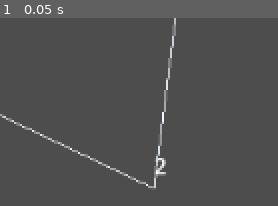
Above: before the commit, frame 1.
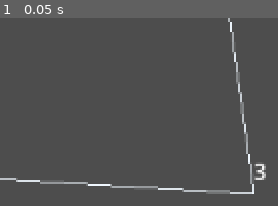
Above: after the commit, the same moment.

Repository: indubitablement2/eos
Game: Godot game, scene res://tool/system/systems.tscn
Two runs of this game, one before a commit and one after it. Both use one fixed random seed, a clock stepped at 60 frames per second and the inputs below. This scene is started directly instead of the project's main scene.
Inputs:
- Up to frame 1 (0.05 s): no input

The runs differ from the first frame. In frame 1, 3.9% of the frame differs, in the area x 0-96%, y 0-94%.

Commit message:
Create hulls data

Diff:
--- /dev/null
+++ b/client/hull/hull.gd
@@ -0,0 +1,6 @@
+extends Sprite2D
+class_name Hull
+
+static var HULL_SCENES : Array[PackedScene] = [
+	load("res://hull/janitor/janitor.tscn"),
+]
--- /dev/null
+++ b/client/hull/janitor/janitor.tscn
@@ -0,0 +1,9 @@
+[gd_scene load_steps=3 format=3 uid="uid://0devgq4natjw"]
+
+[ext_resource type="Texture2D" uid="uid://bg1wxoq37borr" path="res://hull/janitor/albedo.png" id="1_dfs72"]
+[ext_resource type="Script" path="res://hull/hull.gd" id="2_23huw"]
+
+[node name="Janitor" type="Sprite2D"]
+texture = ExtResource("1_dfs72")
+offset = Vector2(1.5, -20)
+script = ExtResource("2_23huw")
--- a/client/project.godot
+++ b/client/project.godot
@@ -45,6 +45,18 @@
 ]
 }
 
+[layer_names]
+
+2d_physics/layer_1="Ship"
+2d_physics/layer_2="Debris"
+2d_physics/layer_3="Missile"
+2d_physics/layer_4="Fighter"
+2d_physics/layer_9="Avoidance S"
+2d_physics/layer_10="Avoidance M"
+2d_physics/layer_11="Avoidance L"
+2d_physics/layer_12="Avoidance XL"
+2d_physics/layer_13="Avoidance XXL"
+
 [physics]
 
 common/physics_ticks_per_second=10
@@ -52,5 +64,6 @@
 
 [rendering]
 
+textures/canvas_textures/default_texture_filter=0
 renderer/rendering_method="gl_compatibility"
 renderer/rendering_method.mobile="gl_compatibility"
--- /dev/null
+++ b/client/shader/hull.gdshader
@@ -0,0 +1,22 @@
+shader_type canvas_item;
+
+uniform sampler2D armor_max;
+uniform vec2 armor_offset;
+
+void fragment() {
+	vec4 col = texture(TEXTURE, UV);
+
+	vec2 center_uv = UV - 0.5;
+	//col.rgb -= 10.0 * sqrt(center_uv.x * center_uv.x + center_uv.y * center_uv.y);
+
+	ivec2 armor_coord = (ivec2(floor(center_uv / TEXTURE_PIXEL_SIZE / 16.0 + armor_offset / 16.0 + 0.5)));
+
+	float checker_board = float((armor_coord.x + armor_coord.y) % 2);
+
+	//col.rgb *= checker_board;
+
+	ivec2 armor_texel = armor_coord + ivec2(4, 5);
+	col.rgb *= texelFetch(armor_max, armor_texel, 0).rgb;
+
+	COLOR = col;
+}
--- /dev/null
+++ b/client/tool/hull/hull.gd
@@ -0,0 +1,127 @@
+@tool
+extends Node2D
+
+
+enum TOOL {None, PrintJSON}
+@export var tool : TOOL : set = _set_tool
+
+@export_range(0.0, 50000.0, 1.0, "or_greater") var hull_max := 1000.0
+@export_range(0.0, 2000.0, 1.0, "or_greater") var armor_max := 0.0
+
+## Expect a 2 float followed by a string.
+## 1: Arc direction angle.
+## 2: Arc size. -1..1
+## 3: Modifiers name.
+## Eg. [2, 0, EngineDamage1_5]:
+## When hit from angle 2rad +/- arccos(0), hit engine and take 1.5 damage.
+@export var damage_modifier_arcs : Array : set = set_damage_modifier_arcs
+func set_damage_modifier_arcs(value: Array) -> void:
+	damage_modifier_arcs = value
+	queue_redraw()
+
+@export_range(0.0, 1000.0, 1.0, "or_greater") var mass_radius := 100.0
+@export_range(0.0, 10.0, 0.002, "or_greater") var density := 1.0
+@export_flags_2d_physics var memberships := 0
+@export_flags_2d_physics var filter := 0
+
+@export var linear_acceleration := 100.0
+@export var angular_acceleration := 1.0
+@export var max_linear_velocity := 100.0
+@export var max_angular_velocity := 1.0
+
+@export_enum("None","Ship","Seek") var ai := "None"
+
+@export var on_new : Array[String]
+@export var on_remove : Array[String]
+
+
+func _draw() -> void:
+	var i := 0
+	while i + 2 < damage_modifier_arcs.size():
+		var dir := damage_modifier_arcs[i] as float
+		var arc := acos(damage_modifier_arcs[i + 1] as float)
+		i += 3
+		var a := dir - arc
+		var b := dir + arc
+		draw_arc(
+			Vector2.ZERO,
+			100.0,
+			a,
+			b,
+			32,
+			Color.ALICE_BLUE)
+		draw_polyline(
+			PackedVector2Array([
+				Vector2(100.0, 0.0).rotated(a),
+				Vector2.ZERO,
+				Vector2(100.0, 0.0).rotated(b)]),
+			Color.ALICE_BLUE)
+
+func _set_tool(value: TOOL):
+	tool = TOOL.None
+	match value:
+		TOOL.None:
+			return
+		TOOL.PrintJSON:
+			print(JSON.stringify(to_server_data(), "\t", false))
+
+
+func to_server_data() -> Dictionary:
+	return {
+		"hull_max" : hull_max,
+		"armor_max" : armor_max,
+		"damage_modifier_arcs" : _damage_modifier_arcs_server_data(),
+		"shape_position" : [get_node("Collider").position.x, get_node("Collider").position.y],
+		"shape_rotation" : get_node("Collider").rotation,
+		"shape": _shape_server_data(),
+		"mass_radius" : mass_radius,
+		"density" : density,
+		"memberships" : memberships,
+		"filter" : filter,
+		"linear_acceleration" : linear_acceleration,
+		"angular_acceleration" : angular_acceleration,
+		"max_linear_velocity" : max_linear_velocity,
+		"max_angular_velocity" : max_angular_velocity,
+		"ai" : ai,
+		"on_new" : on_new,
+		"on_remove" : on_remove,
+	}
+
+func _damage_modifier_arcs_server_data() -> Array:
+	var ret := []
+
+	var i := 0
+	while i + 2 < damage_modifier_arcs.size():
+		var dir := damage_modifier_arcs[i] as float
+		var arc := damage_modifier_arcs[i + 1] as float
+		var mod := damage_modifier_arcs[i + 2] as String
+		i += 3
+
+		ret.push_back({
+			"arc_direction" : Vector2.RIGHT.rotated(dir),
+			"arc_dot" : arc,
+			"modifier" : mod
+		})
+
+	return ret
+
+
+func _shape_server_data() -> Dictionary:
+	var ret = {}
+
+	var collider = get_node("Collider")
+	if collider is CollisionPolygon2D:
+		var vertices = []
+		for point in collider.polygon:
+			vertices.push_back([point.x, point.y])
+		ret["Polygon"] = {"vertices" : vertices}
+	elif collider is CollisionShape2D:
+		if collider.shape is CircleShape2D:
+			ret["Ball"] = {"radius" : collider.shape.radius}
+		else:
+			ret["Cuboid"] = {
+				"hx" : collider.shape.size.x / 2.0,
+				"hy" : collider.shape.size.y / 2.0
+			}
+
+	return ret
--- /dev/null
+++ b/client/tool/hull/janitor.tscn
@@ -0,0 +1,22 @@
+[gd_scene load_steps=3 format=3 uid="uid://b2njafq6umn3w"]
+
+[ext_resource type="Script" path="res://tool/hull/hull.gd" id="1_77sqb"]
+[ext_resource type="Texture2D" uid="uid://bg1wxoq37borr" path="res://hull/janitor/albedo.png" id="4_0bebm"]
+
+[node name="Hull" type="Node2D"]
+script = ExtResource("1_77sqb")
+hull_max = 2000.0
+armor_max = 100.0
+damage_modifier_arcs = [1.571, 0.765, "EngineDamage1_5"]
+memberships = 257
+filter = 15
+ai = "Ship"
+
+[node name="Sprite" type="Sprite2D" parent="."]
+texture = ExtResource("4_0bebm")
+offset = Vector2(1.5, -20)
+
+[node name="Collider" type="CollisionPolygon2D" parent="."]
+visible = false
+position = Vector2(2.47, -4.355)
+polygon = PackedVector2Array(-21, -108, 10, -108, 61, 16, 39, 84, -42, 84, -60, -21)
--- /dev/null
+++ b/client/tool/server_data/hulls.json
@@ -0,0 +1,59 @@
+[
+	{
+		"hull_max": 2000,
+		"armor_max": 100,
+		"damage_modifier_arcs": [
+			{
+				"arc_direction": "(-0.000204, 1)",
+				"arc_dot": 0.765,
+				"modifier": "EngineDamage1_5"
+			}
+		],
+		"shape_position": [
+			2.47000002861023,
+			-4.35500001907349
+		],
+		"shape_rotation": 0,
+		"shape": {
+			"Polygon": {
+				"vertices": [
+					[
+						-21,
+						-108
+					],
+					[
+						10,
+						-108
+					],
+					[
+						61,
+						16
+					],
+					[
+						39,
+						84
+					],
+					[
+						-42,
+						84
+					],
+					[
+						-60,
+						-21
+					]
+				]
+			}
+		},
+		"mass_radius": 100,
+		"density": 1,
+		"memberships": 257,
+		"filter": 15,
+		"linear_acceleration": 100,
+		"angular_acceleration": 1,
+		"max_linear_velocity": 100,
+		"max_angular_velocity": 1,
+		"ai": "Ship",
+		"on_new": [],
+		"on_remove": []
+	}
+]
--- a/client/tool/server_data/parse.tscn
+++ b/client/tool/server_data/parse.tscn
@@ -6,6 +6,7 @@
 func _ready() -> void:
 	_servers()
 	_systems()
+	_hulls()
 	get_tree().quit.call_deferred()
 
 func _servers() -> void:
@@ -31,6 +32,14 @@
 
 	var fs := FileAccess.open(\"res://tool/server_data/systems.json\", FileAccess.WRITE)
 	fs.store_string(JSON.stringify(ret, \"\\t\", false))
+
+func _hulls() -> void:
+	var ret := []
+	for scn in Hull.HULL_SCENES:
+		ret.push_back(load(\"res://tool/hull/\" + scn.resource_path.get_file()).instantiate().to_server_data())
+
+	var fs := FileAccess.open(\"res://tool/server_data/hulls.json\", FileAccess.WRITE)
+	fs.store_string(JSON.stringify(ret, \"\\t\", false))
 "
 
 [node name="ParseData" type="Node"]
--- a/client/tool/system/system.gd
+++ b/client/tool/system/system.gd
@@ -36,6 +36,43 @@
 		other.links.erase(name.to_int())
 		other.queue_redraw()
 
+@warning_ignore("unused_private_class_variable")
+@export var _remove_all_links : bool : set = _set_remove_all_links
+func _set_remove_all_links(value):
+	if !value:
+		return
+
+	while !links.is_empty():
+		_other = links[0]
+		_set_remove_link(true)
+
+	_other = 0
+
+@warning_ignore("unused_private_class_variable")
+@export var _fix_all_links : bool : set = _set_fix_all_links
+func _set_fix_all_links(value):
+	if !value:
+		return
+
+	for child in get_parent().get_children():
+		child.queue_redraw()
+		var idx = child.name.to_int()
+		var remove = []
+		var seen = {}
+		for other_idx in child.links:
+			var other = get_node("../" + str(other_idx))
+			if seen.has(other_idx):
+				remove.push_back(other_idx)
+				continue
+			if !other:
+				remove.push_back(other_idx)
+				continue
+			if !other.links.has(idx):
+				other.links.push_back(idx)
+			seen[other_idx] = null
+		for other_idx in remove:
+			links.erase(other_idx)
+
 func _ready() -> void:
 	set_notify_transform(true)
 
--- a/client/tool/system/systems.tscn
+++ b/client/tool/system/systems.tscn
@@ -5,27 +5,21 @@
 [node name="Systems" type="Node2D"]
 
 [node name="0" type="Node2D" parent="."]
-position = Vector2(-173, -12)
+position = Vector2(-86, -90)
 script = ExtResource("1_7vkgk")
-server_idx = null
 links = Array[int]([1, 2])
 
 [node name="1" type="Node2D" parent="."]
-position = Vector2(142, -121)
+position = Vector2(150, -114)
 script = ExtResource("1_7vkgk")
-server_idx = null
-links = Array[int]([0, 2])
+links = Array[int]([0, 3])
 
 [node name="2" type="Node2D" parent="."]
-position = Vector2(111, 123)
+position = Vector2(-74, 112)
 script = ExtResource("1_7vkgk")
-server_idx = null
-links = Array[int]([0, 1])
-_other = 1
+links = Array[int]([3, 0])
 
 [node name="3" type="Node2D" parent="."]
-position = Vector2(-86, -256)
+position = Vector2(183, 127)
 script = ExtResource("1_7vkgk")
-server_idx = null
-links = Array[int]([0, 1])
-_other = 1
+links = Array[int]([1, 2])
Binary file added: client/hull/janitor/albedo.png
Not shown, added: client/hull/janitor/albedo.png.import
Not shown, changed: common/Cargo.lock
Not shown, changed: common/Cargo.toml
Not shown, changed: common/src/lib.rs
Not shown, changed: common/src/simulation/client.rs
Not shown, changed: common/src/simulation/hull/data_json.rs
Not shown, changed: common/src/simulation/hull/mod.rs
Not shown, changed: common/src/simulation/hull/physics.rs
Not shown, changed: common/src/simulation/hull/update.rs
Not shown, changed: common/src/simulation/mod.rs
Not shown, changed: database/Cargo.lock
(and 1 more such lines)
